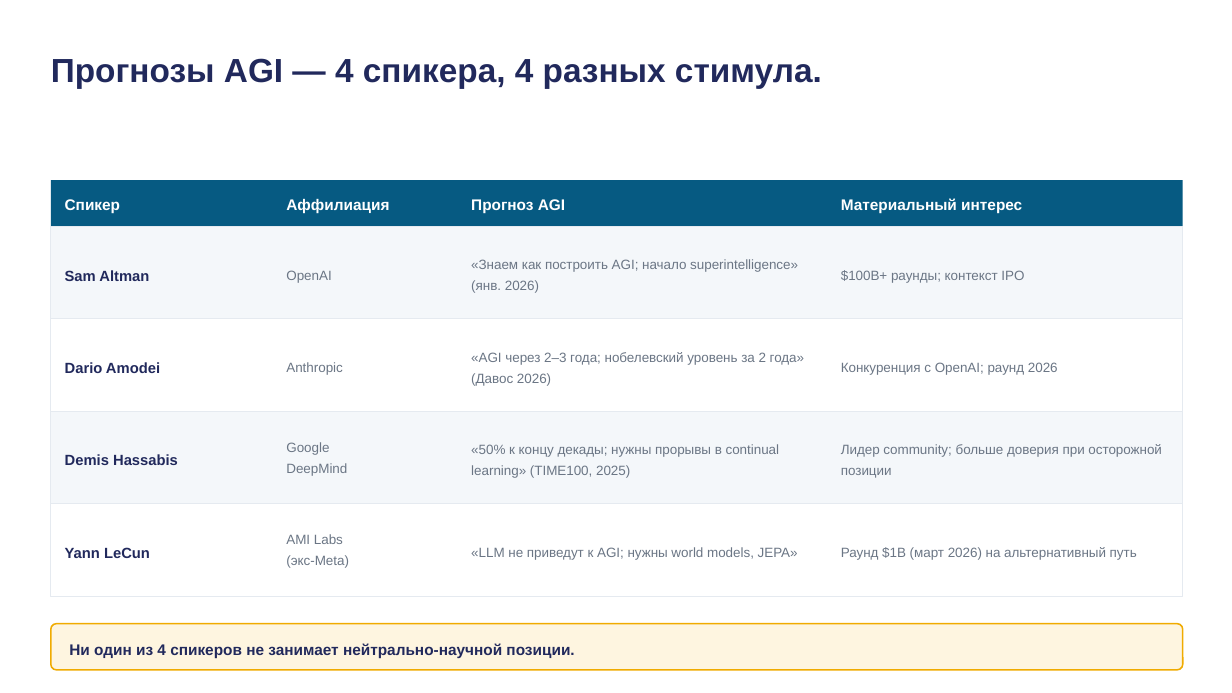
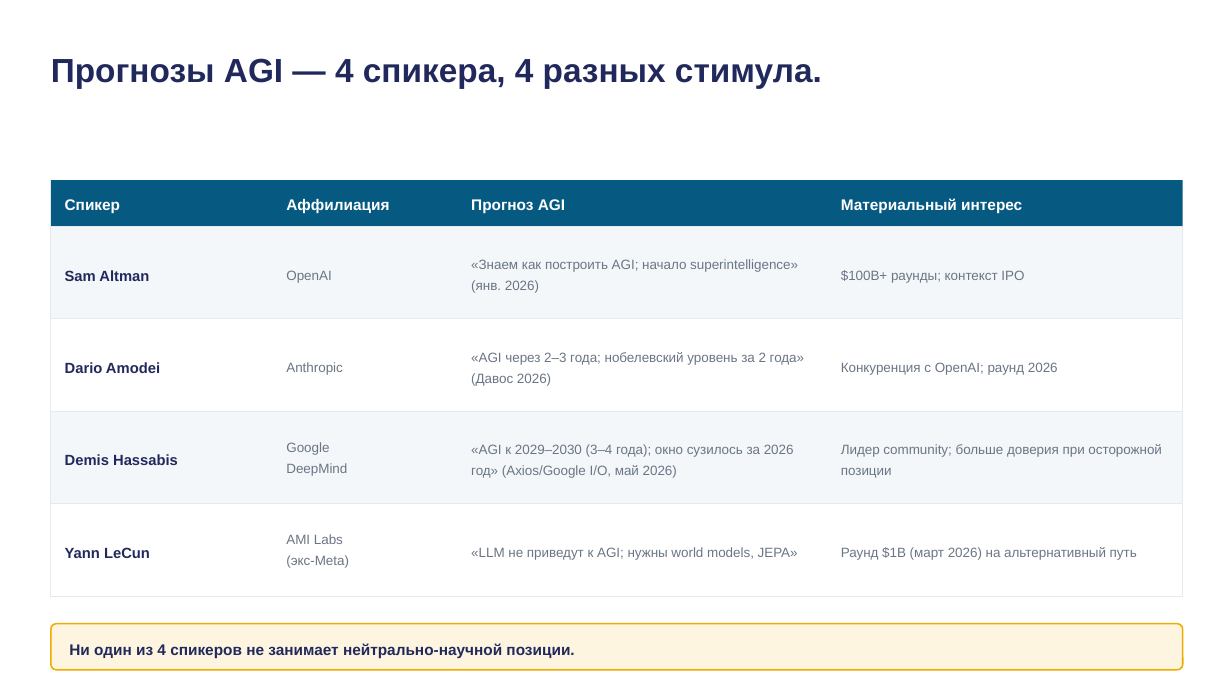
Before and after one commit to tellina-study/AI-usage-lessons, a slide deck: slide 28 of library/lectures/lec-01/rendered/lec-01.pptx. Drawn at 1232x693 pixels with LibreOffice and Linux fonts; fonts in the diff are those of the drawing. Boxes give left, top, right and bottom in pixels: in the first picture for what was removed or moved away, otherwise in the second. Text is boxed around its words. In the diff, an @@ line names an element or a change of style, - is before the commit and + after.

```diff
--- a/library/lectures/lec-01/rendered/lec-01.pptx
+++ b/library/lectures/lec-01/rendered/lec-01.pptx
@@ text at (471,444,794,478): text changed @@
-«50% к концу декады; нужны прорывы в continual learning» (TIME100, 2025)
+«AGI к 2029–2030 (3–4 года); окно сузилось за 2026 год» (Axios/Google I/O, май 2026)
```
Also in this commit, not shown: 19 other slides changed, 4 slides added, 3 slides removed, 29 other files.
